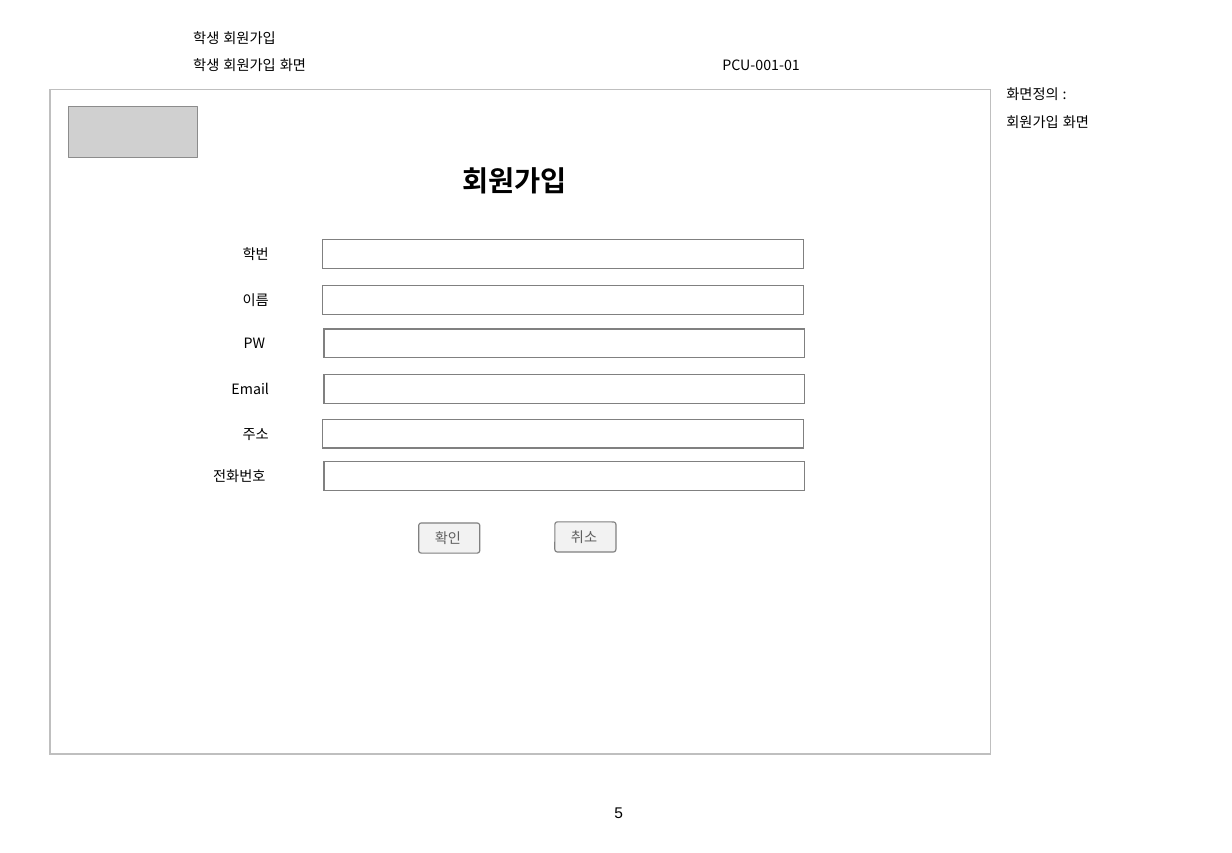
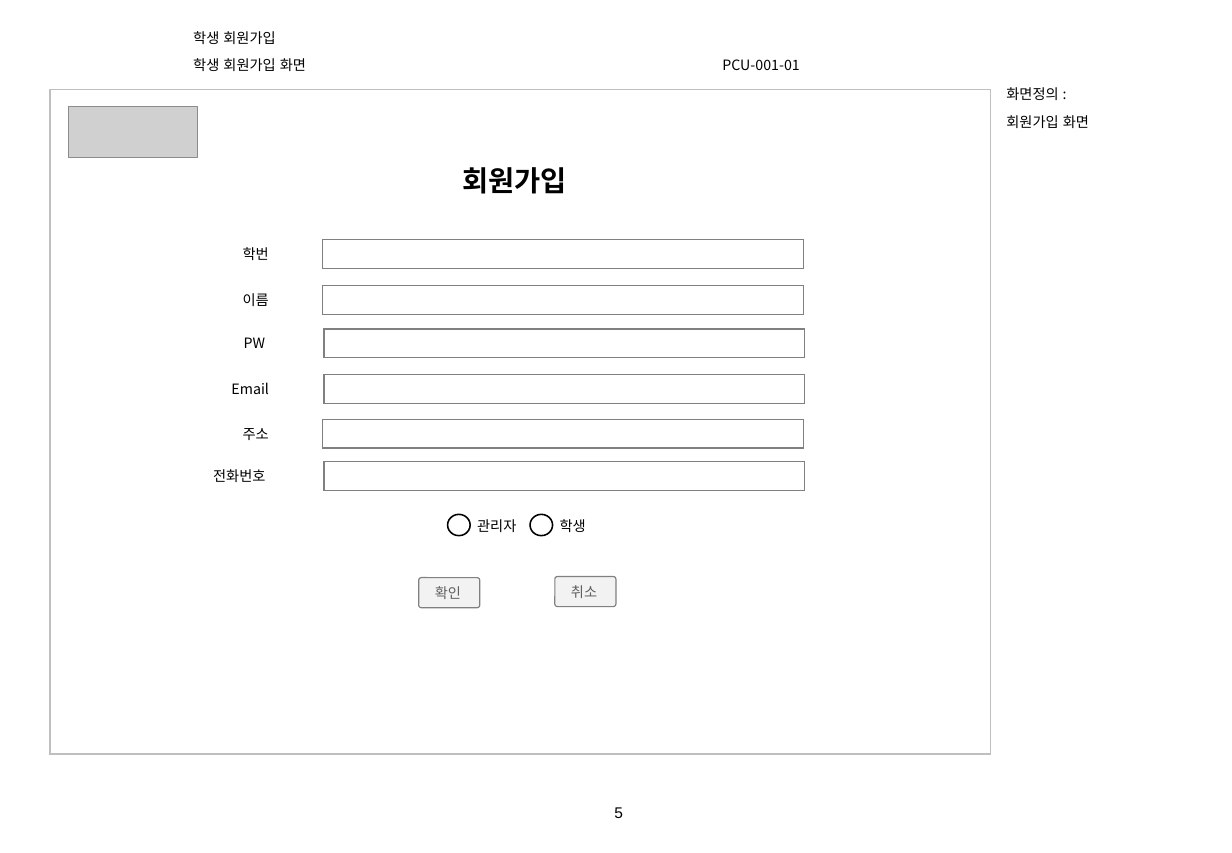
Before and after one commit to lgt9875/Idino-Project, a slide deck: slide 5 of 3_화면설계서_v1.0.pptx. Drawn at 1232x853 pixels with LibreOffice and Linux fonts; fonts in the diff are those of the drawing; grey boxes stand for pictures; background and template pictures are left out. Boxes give left, top, right and bottom in pixels: in the first picture for what was removed or moved away, otherwise in the second. Text is boxed around its words. In the diff, an @@ line names an element or a change of style, - is before the commit and + after.

```diff
--- a/3_화면설계서_v1.0.pptx
+++ b/3_화면설계서_v1.0.pptx
@@ ellipse added at [448, 514, 471, 536], outline #000000 1 pt @@
@@ text added at [477, 519, 516, 532], 9 pt, text #000000 @@
+관리자
@@ ellipse added at [530, 514, 553, 536], outline #000000 1 pt @@
@@ text added at [560, 519, 586, 532], 9 pt, text #000000 @@
+학생
@@ rounded rectangle "확인": place and size @@
-rounded rectangle "확인" at [419, 523, 480, 553]
+rounded rectangle "확인" at [419, 578, 480, 607]
@@ rounded rectangle "취소": place and size @@
-rounded rectangle "취소" at [555, 522, 617, 552]
+rounded rectangle "취소" at [555, 577, 617, 606]
```
Also in this commit, not shown: 4 other slides changed, 4 other files.
